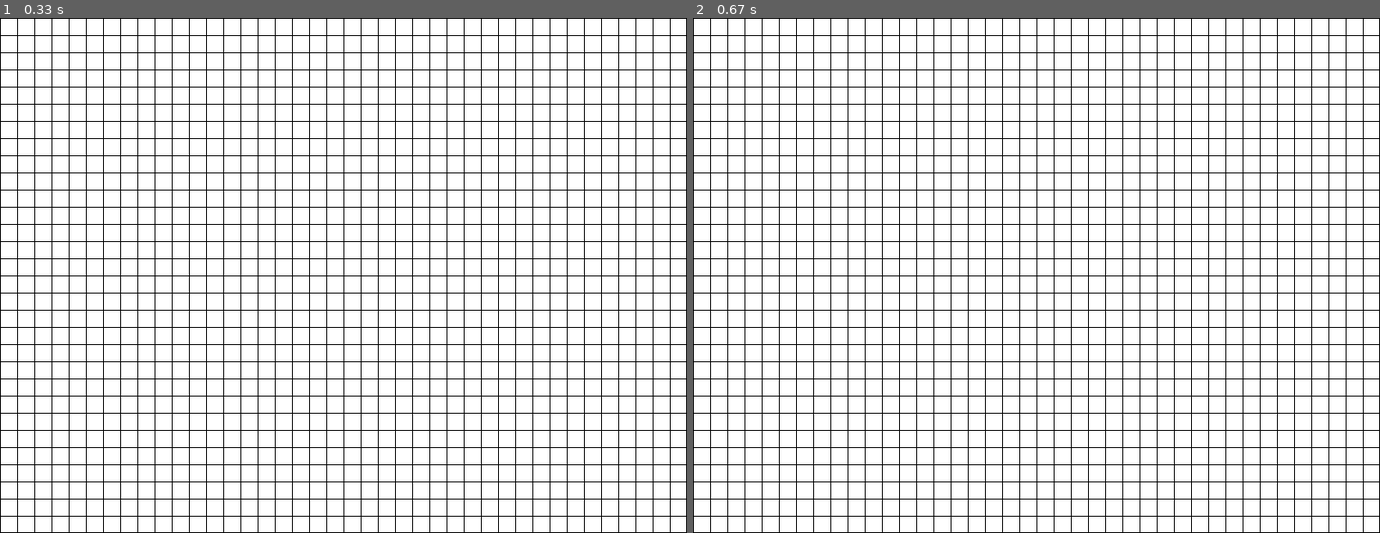
Above: before the commit, frames 1-2 (left to right).
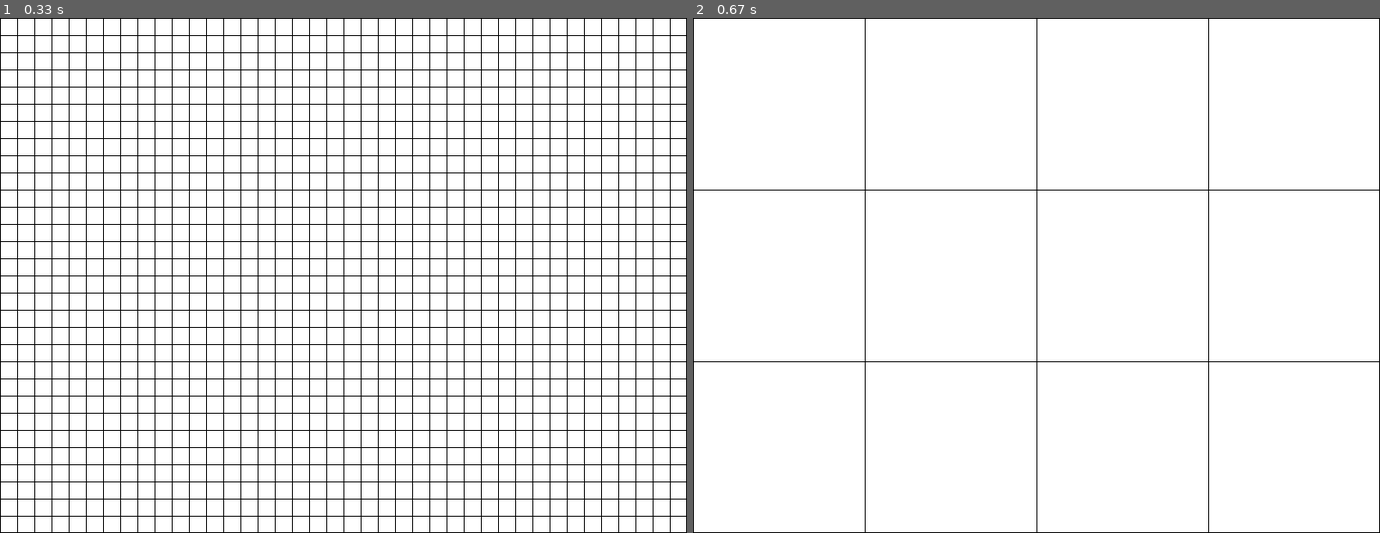
Above: after the commit, the same moments.

Repository: crjohns/picaresque
Game: pygame game, started from src/main.py
The game is run twice, just before and just after one commit, with the same random seed, the same clock (stepped at 60 frames per second) and the same inputs. The source is Python 2; it was converted automatically to run under Python 3.
Inputs:
- Up to frame 1 (0.33 s): no input
- Up to frame 2 (0.67 s): tap A at 0.33 s

Frame 1 is identical in both runs. In frame 2, 8.7% of the frame differs, in the area x 0-100%, y 0-100%.

Commit message:
Fixed some cloak bugs and made a class which displays location terrain

Diff:
--- a/src/cloak.py
+++ b/src/cloak.py
@@ -103,6 +103,11 @@
         >>> man.addHandler("/numbers", LambdaHandler(lambda x,y: 2))
         >>> print man.get("/numbers/4")
         None
+        >>> print man.get("/numbers")
+        2
+        >>> man.addHandler("/attrtest", LambdaHandler(lambda x,y: y['name']))
+        >>> print man.get("/attrtest", {'name': 'testme'})
+        testme
 
     """
 
--- a/src/game.py
+++ b/src/game.py
@@ -3,7 +3,7 @@
 from pygame.locals import *
 
 
-class InvalidType:
+class InvalidType(Exception):
     pass
 
 
@@ -19,9 +19,7 @@
         self.clock = pygame.time.Clock()
 
     def addRenderable(self, obj):
-        try:
-            obj.render
-        except AttributeError:
+        if getattr(obj, 'render', None) == None:
             raise InvalidType
 
         self.renderList.append(obj)
@@ -29,11 +27,15 @@
     def mainLoop(self):
         while 1:
             for event in pygame.event.get():
-                print event
+                #print event
                 if event.type == pygame.QUIT:
                     sys.exit()
                 if event.type == pygame.KEYUP and event.key == K_ESCAPE:
                     sys.exit()
+                if event.type == pygame.KEYUP and event.key == K_a:
+                    self.location.updateView((0,0), min(self.location.scale *10, 200))
+                if event.type == pygame.KEYUP and event.key == K_z:
+                    self.location.updateView((0,0), max(self.location.scale /10, 20))
 
             for obj in self.renderList:
                 obj.render(self.screen)
--- a/src/main.py
+++ b/src/main.py
@@ -1,11 +1,19 @@
 
 from game import Game
-from scene import Background, Grid
-
+from scene import LocationView, LocationTerrainHandler
+import cloak
 
 game = Game()
 
-game.addRenderable(Background(800, 600))
-game.addRenderable(Grid(800, 600))
+
+manager = cloak.Manager()
+
+manager.addHandler("/location/terrain", LocationTerrainHandler())
+
+locationView = LocationView(0, manager, (800, 600), (0,0), 20)
+
+game.addRenderable(locationView)
+
+game.location = locationView
 
 game.mainLoop()
--- a/src/scene.py
+++ b/src/scene.py
@@ -2,22 +2,95 @@
 import pygame
 
 from pygame.locals import *
+from pygame.color import THECOLORS
 from pygame.surface import Surface
 from pygame.color import Color
+import cloak
+
+class LocationTerrainHandler(cloak.Handler):
+
+    def handle(self, requested, attrs):
+
+        locid = attrs['id']
+        x,y = (attrs['x'], attrs['y'])
+        size = (attrs['size'])
+
+        locw , loch = (100,100)
+
+        surface = Surface((size, size))
+        if x < 0 or x >= locw or y < 0 or y >= loch:
+            surface.fill(THECOLORS['black'])
+        else:
+            surface.fill(THECOLORS['white'])
+
+        return surface
 
 
-class Background:
+
+class LocationView:
 
     surface = None
 
-    def __init__(self, width, height):
-        self.width = width
-        self.height = height
-        self.initializeSurface()
+    def __init__(self, locationId, manager, dimensions, topLeft, scale = 20):
+        """
+            Create a view of the terrain for a location
 
-    def initializeSurface(self):
+            locationId is the identifier for the location
+            being displayed.
+
+            manager is a cloak manager object
+
+            dimensions is the size of this view in pixels.
+
+            topLeft is the top left corner of the view in
+            cell coordinates.
+
+            scale is the size of each cell in pixels
+            scale must divide dimensions perfectly
+        """
+
+        self.locationId = locationId
+        self.manager = manager
+
+        if len(dimensions) != 2 or len(topLeft) != 2:
+            raise Exception("Arguments must be 2-tuples")
+
+        self.width, self.height = dimensions
+
+        self.updateView(topLeft, scale)
+
+
+    def updateView(self, topLeft, scale):
+
+        if self.width % scale != 0 or self.height % scale != 0:
+            raise Exception("Dimensions %s not divisible by scale %d" % ((self.width, self.height), scale))
+
+        self.scale = scale
+        self.topLeft = topLeft
+        cellwidth = self.width / scale
+        cellheight = self.height / scale
+        self.bottomRight = (topLeft[0]+cellwidth, topLeft[1]+cellheight)
+
+        self.updateSurface()
+
+
+    def updateSurface(self):
         self.surface = Surface((self.width, self.height), flags=HWSURFACE | SRCALPHA)
-        self.surface.fill(Color(255, 255, 255, 255))
+        self.surface.fill(Color(255, 0, 0, 255))
+
+        for x in range(self.topLeft[0], self.bottomRight[0]):
+            for y in range(self.topLeft[1], self.bottomRight[1]):
+                cellbg = self.manager.get("/location/terrain", {'id': 0,
+                                                                'x': x,
+                                                                'y': y,
+                                                                'size': self.scale})
+                self.surface.blit(cellbg, (x*self.scale, y*self.scale))
+
+        # Render the grid on this map
+        grid = Grid(self.width, self.height, self.scale)
+        grid.render(self.surface)
+
+
 
     def render(self, screen):
         screen.blit(self.surface, (0, 0))
